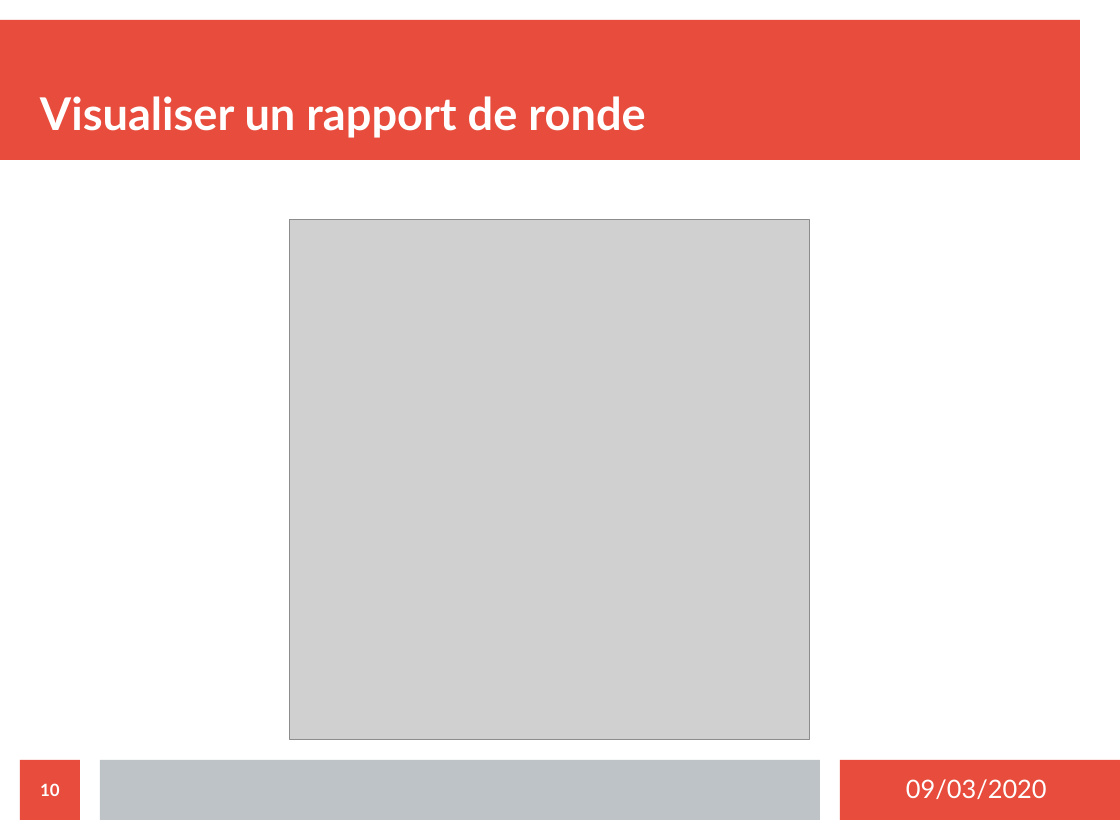
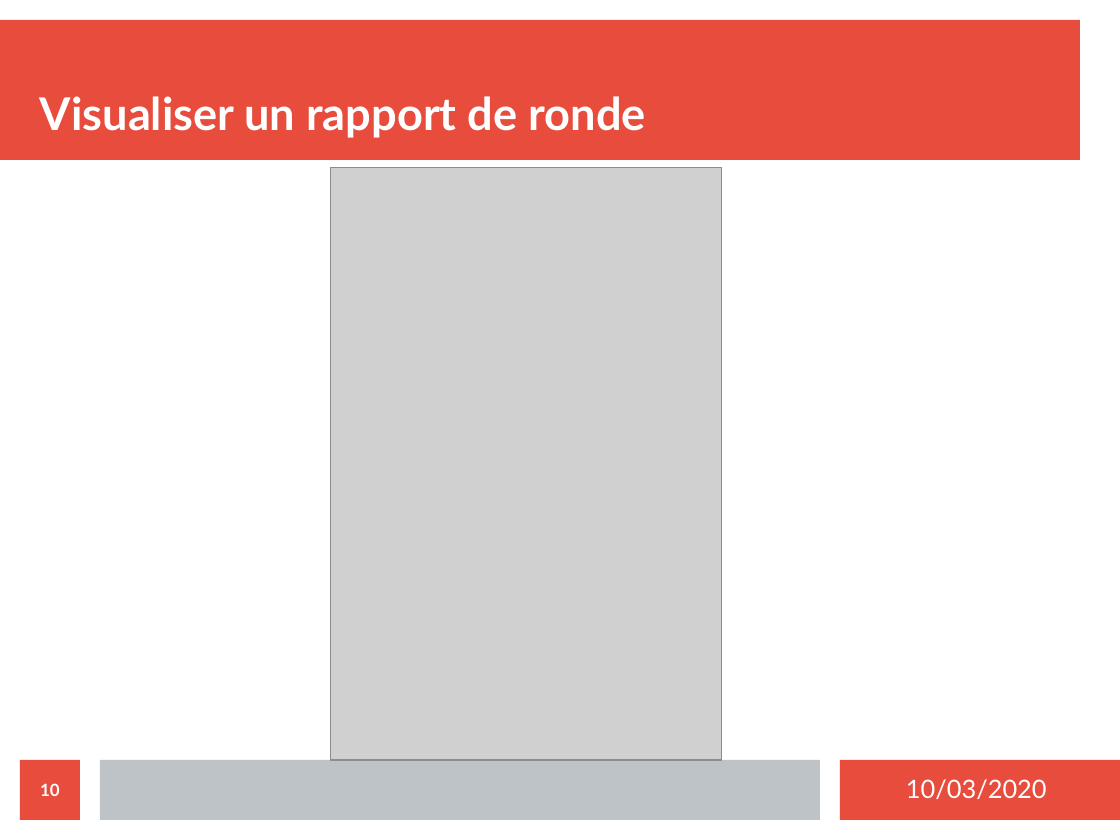
Before and after one commit to MezeretteBrice/Projet_Ronde, a slide deck: slide 10 of SOUTENANCE/Revue2/Revue2_CHEVREL.odp. Drawn at 1120x840 pixels with LibreOffice and Linux fonts; fonts in the diff are those of the drawing; grey boxes stand for pictures. Boxes give left, top, right and bottom in pixels: in the first picture for what was removed or moved away, otherwise in the second. Text is boxed around its words. In the diff, an @@ line names an element or a change of style, - is before the commit and + after.

```diff
--- a/SOUTENANCE/Revue2/Revue2_CHEVREL.odp
+++ b/SOUTENANCE/Revue2/Revue2_CHEVREL.odp
@@ picture: place and size @@
-picture at (290,221,810,741)
+picture at (331,168,723,760)
@@ text at (906,779,1047,799): text changed @@
-09/03/2020
+10/03/2020
```
Also in this commit, not shown: 13 other slides changed.
